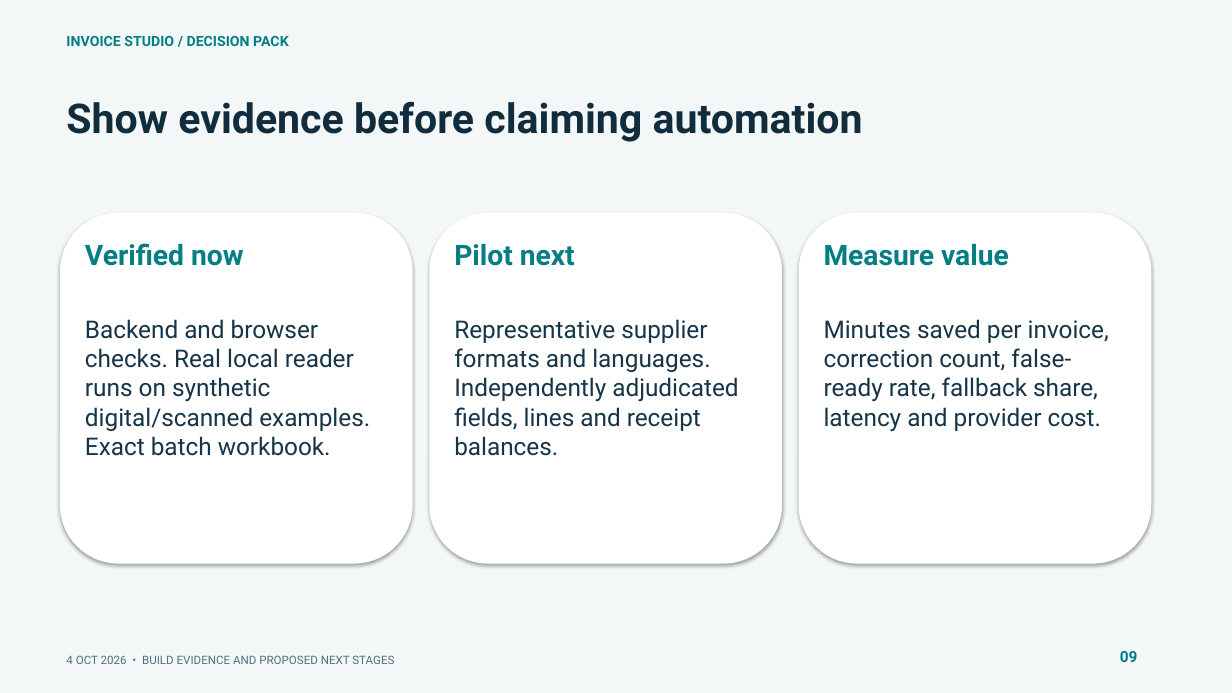
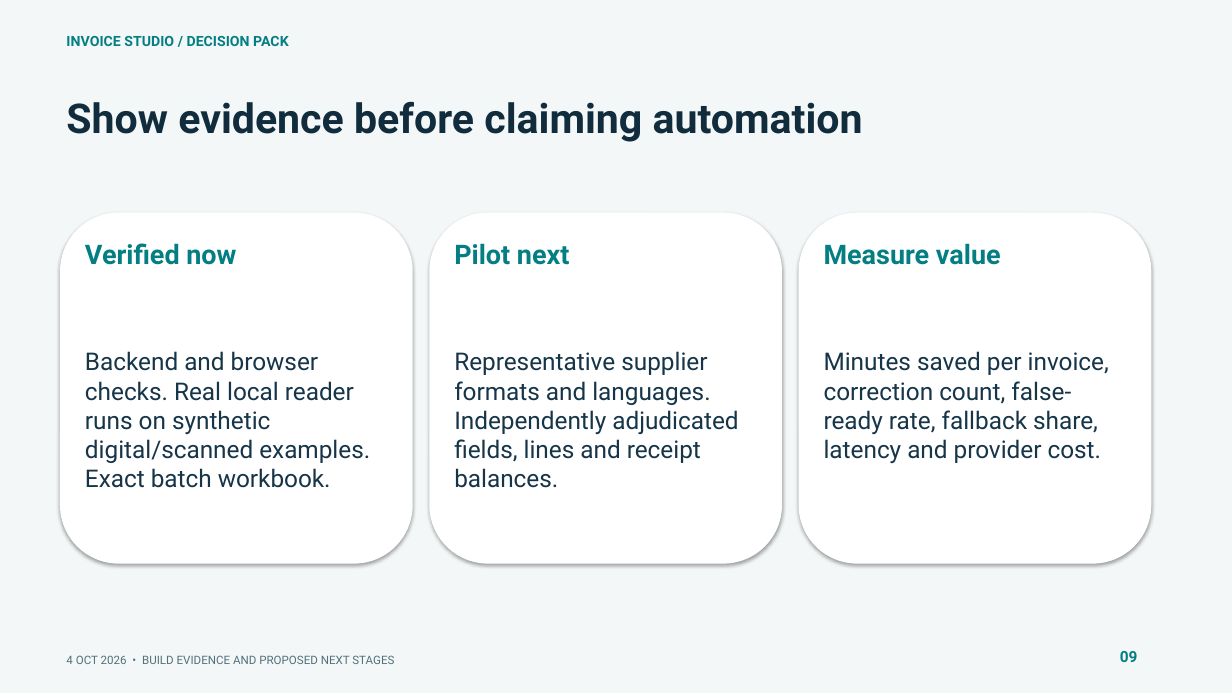
Before and after one commit to muttonkodibiriyani/Inv_studio, a slide deck: slide 9 of docs/delivery/Invoice_Studio_SLT.pptx. Drawn at 1232x693 pixels with LibreOffice and Linux fonts; fonts in the diff are those of the drawing. Boxes give left, top, right and bottom in pixels: in the first picture for what was removed or moved away, otherwise in the second. Text is boxed around its words. In the diff, an @@ line names an element or a change of style, - is before the commit and + after.

Commit message:
Verify cloud persistence and fresh-workspace browser flow

```diff
--- a/docs/delivery/Invoice_Studio_SLT.pptx
+++ b/docs/delivery/Invoice_Studio_SLT.pptx
@@ size 22 to 21 pt in 3 elements at (x1=85, y1=243, x2=236, y2=265), (x1=454, y1=243, x2=569, y2=265), (x1=824, y1=243, x2=1001, y2=265) @@
@@ text "Backend and browser checks. Real ..." moved from (x1=85, y1=319, x2=370, y2=456) to (x1=85, y1=351, x2=370, y2=488) @@
@@ text "Representative supplier formats and languages. ..." moved from (x1=454, y1=319, x2=738, y2=456) to (x1=454, y1=351, x2=738, y2=488) @@
@@ text "Minutes saved per invoice, correction ..." moved from (x1=824, y1=319, x2=1109, y2=431) to (x1=824, y1=351, x2=1109, y2=463) @@
```
Also in this commit, not shown: 11 other slides changed, 7 other files.
